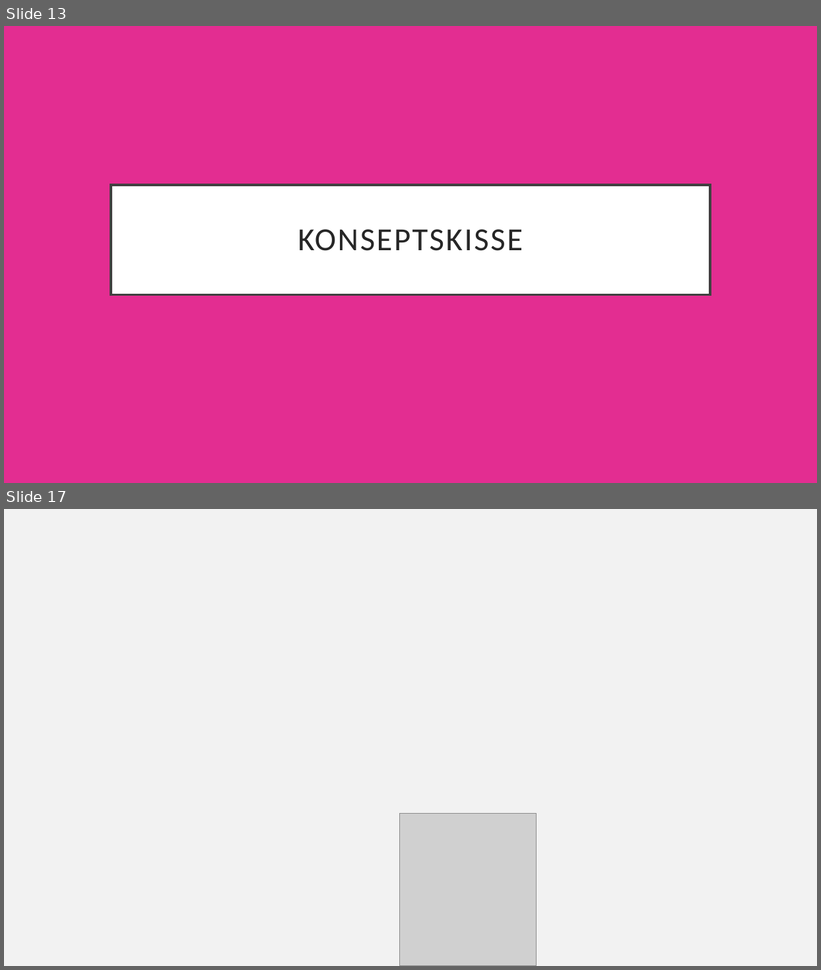
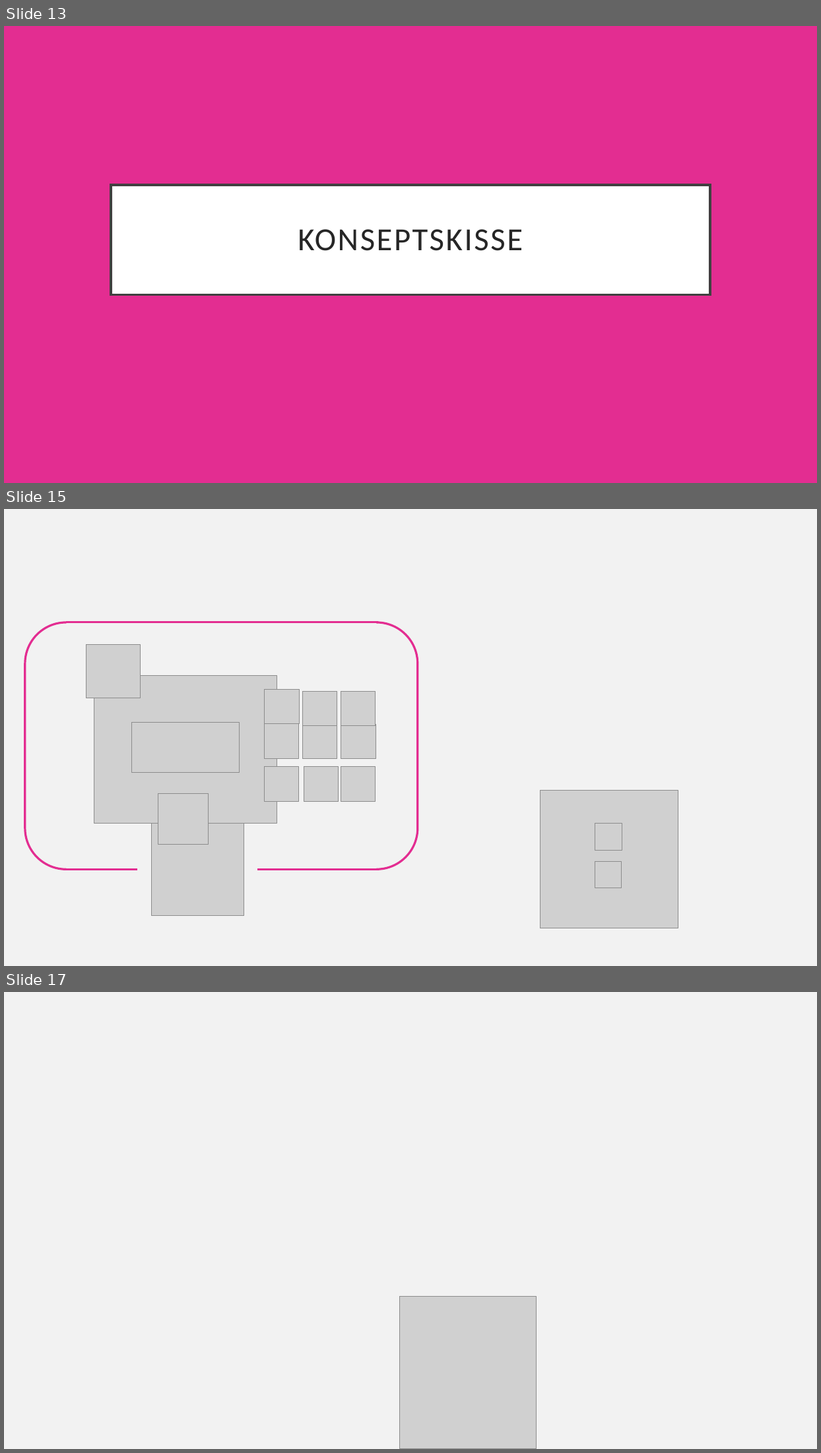
Before and after one commit to knowit/fant, a slide deck: doc/konsept/Fant-.pptx. Shown one above the other, each under a label of ours: slides 13 and 17 before the commit, slides 13, 15 and 17 after it; the slides between them are not shown. The pictures are 821x970 and 821x1453 pixels, drawn with LibreOffice and Linux fonts; fonts in the diff are those of the drawing; grey boxes stand for pictures. Boxes give left, top, right and bottom in pixels: in the first picture for what was removed or moved away, otherwise in the second. Text is boxed around its words. In the diff, an @@ line names an element or a change of style, - is before the commit and + after.

```diff
--- a/doc/konsept/Fant-.pptx
+++ b/doc/konsept/Fant-.pptx
@@ slide 15 added at (4, 509, 817, 966), background #F2F2F2 @@
@@ bracket pair added at (24, 623, 418, 869), outline #E32D91 2.5 pt @@
@@ line added from (65, 623) to (378, 623), #E32D91 2.5 pt @@
@@ picture added at (86, 644, 140, 698) @@
@@ picture added at (94, 676, 277, 824) @@
@@ picture added at (265, 690, 299, 724) @@
@@ picture added at (303, 691, 338, 726) @@
@@ picture added at (341, 691, 376, 726) @@
@@ picture added at (131, 722, 240, 773) @@
@@ picture added at (265, 724, 299, 759) @@
@@ picture added at (303, 724, 338, 759) @@
@@ picture added at (341, 724, 376, 759) @@
@@ picture added at (265, 767, 299, 802) @@
@@ picture added at (304, 767, 339, 802) @@
@@ picture added at (341, 767, 376, 802) @@
@@ picture added at (158, 794, 209, 844) @@
@@ picture added at (540, 791, 678, 929) @@
@@ picture added at (152, 824, 244, 916) @@
@@ picture added at (595, 824, 622, 851) @@
@@ picture added at (595, 862, 622, 889) @@
@@ line added from (65, 869) to (137, 869), #E32D91 2.5 pt @@
@@ line added from (257, 869) to (378, 869), #E32D91 2.5 pt @@
```
Also in this commit, not shown: 2 slides changed, 1 slide removed.
